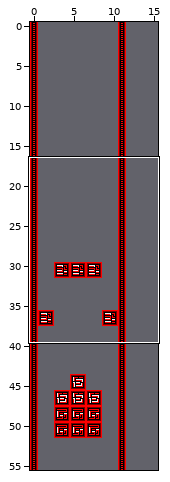
Level history. Tiled map: tiled/tmx/red/red_first.tmx. Above, an overview of the earlier version with the close-up marked.
Close-up. The starting point:
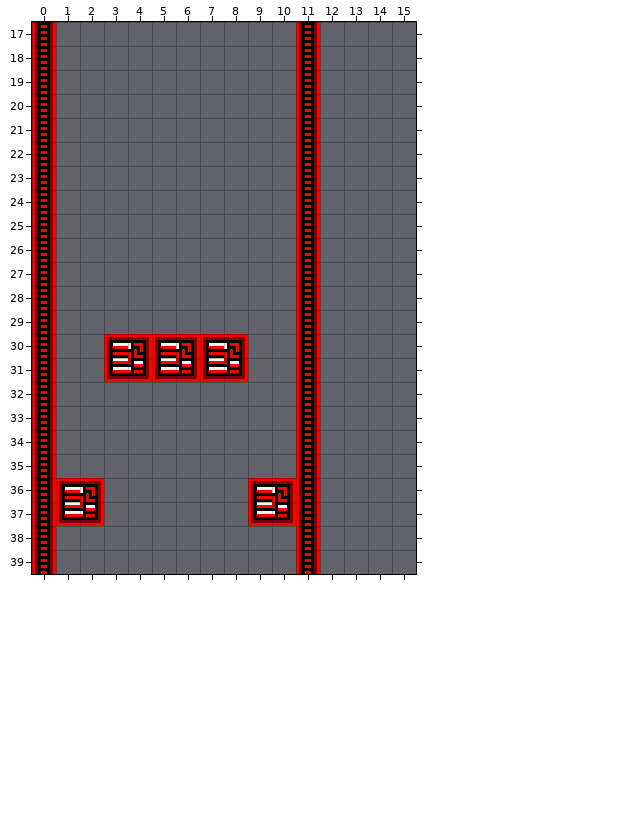
Cells are 8x8 px. Shown: x 0..15, y 17..39. The commit also changed other parts of the map, which this record leaves out. The old version is drawn lined up with the new one.
After:
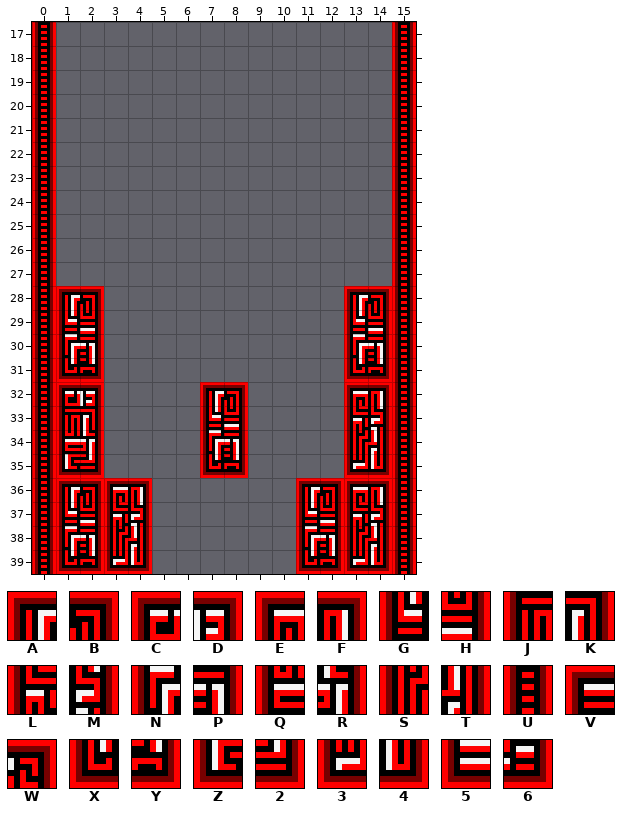
Key: from "tiles_red": A 8, B 9, C 11, D 12, E 14, F 15, G 45, H 46, J 48, K 49, L 51, M 52, N 82, P 83, Q 85, R 86, S 88, T 89, U 108, V 111, W 112, X 119, Y 120, Z 122, 2 123, 3 125, 4 126, 5 148, 6 149.
_ is an empty cell, . an unchanged one.
Changes in this commit:
map size 12x56 -> 16x56 cells
--- layer "border"
@@ x 11..15 @@
-17 U..._
-18 U..._
-19 U..._
-20 U..._
-21 U..._
-22 U..._
-23 U..._
-24 U..._
-25 U..._
-26 U..._
-27 U..._
-28 U..._
-29 U..._
-30 U..._
-31 U..._
-32 U..._
-33 U..._
-34 U..._
-35 U..._
-36 U..._
-37 U..._
-38 U..._
-39 U..._
+17 _...U
+18 _...U
+19 _...U
+20 _...U
+21 _...U
+22 _...U
+23 _...U
+24 _...U
+25 _...U
+26 _...U
+27 _...U
+28 _...U
+29 _...U
+30 _...U
+31 _...U
+32 _...U
+33 _...U
+34 _...U
+35 _...U
+36 _...U
+37 _...U
+38 _...U
+39 _...U
--- layer "Tile Layer 1"
@@ x 1..14 @@
-28 __..........__
-29 __..........__
-30 __VWVWVW....__
-31 __565656....__
-32 __....__....__
-33 __....__....__
-34 __....__....__
-35 __....__....__
-36 VW__....VW____
-37 56__....56____
-38 ____......____
-39 ____......____
+28 AB..........AB
+29 GH..........GH
+30 NP______....NP
+31 XY______....XY
+32 CD....AB....EF
+33 JK....GH....LM
+34 QR....NP....ST
+35 Z2....XY....34
+36 ABEF....__ABEF
+37 GHLM....__GHLM
+38 NPST......NPST
+39 XY34......XY34
Boxes around the changes in both close-ups, in picture pixels (x1, y1, x2, y2):
changed: (56, 22, 416, 574)
